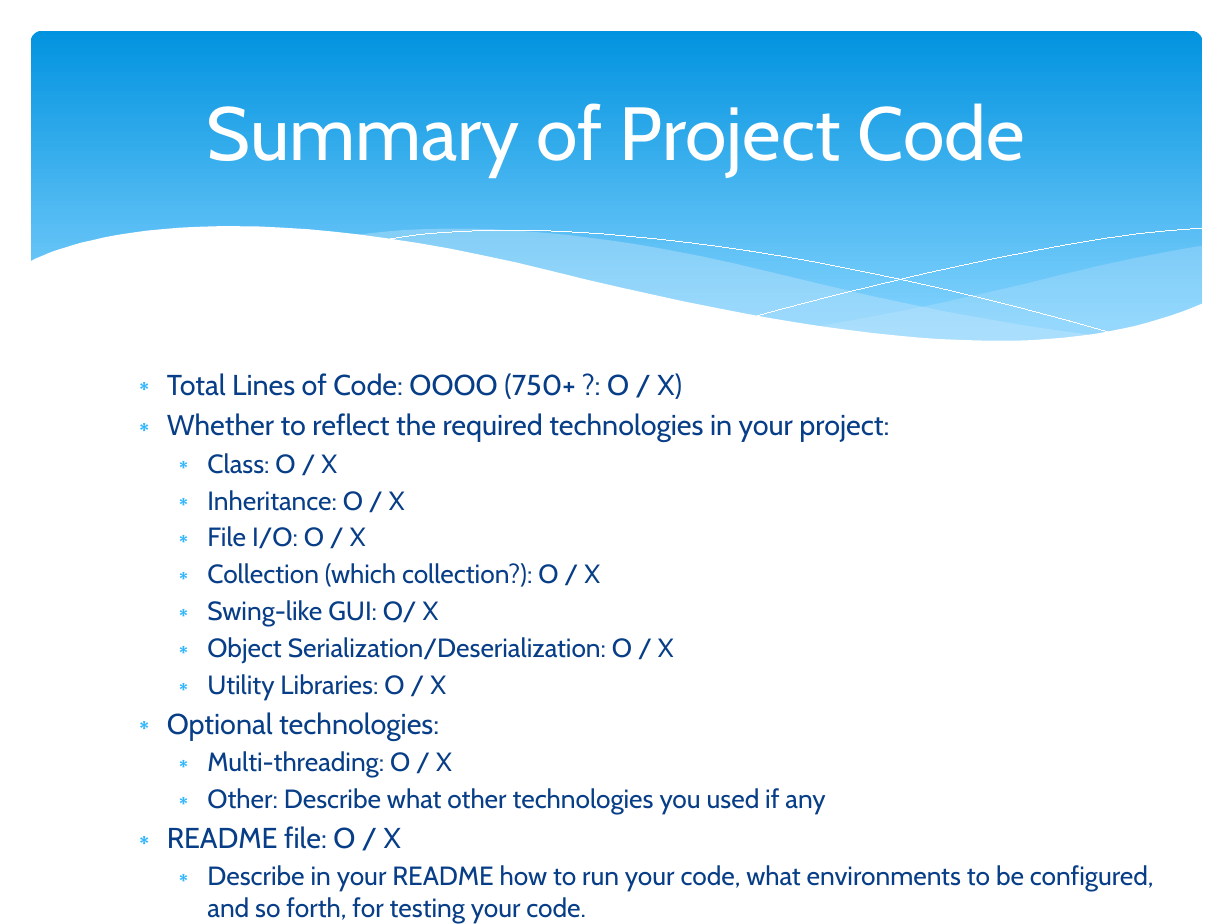
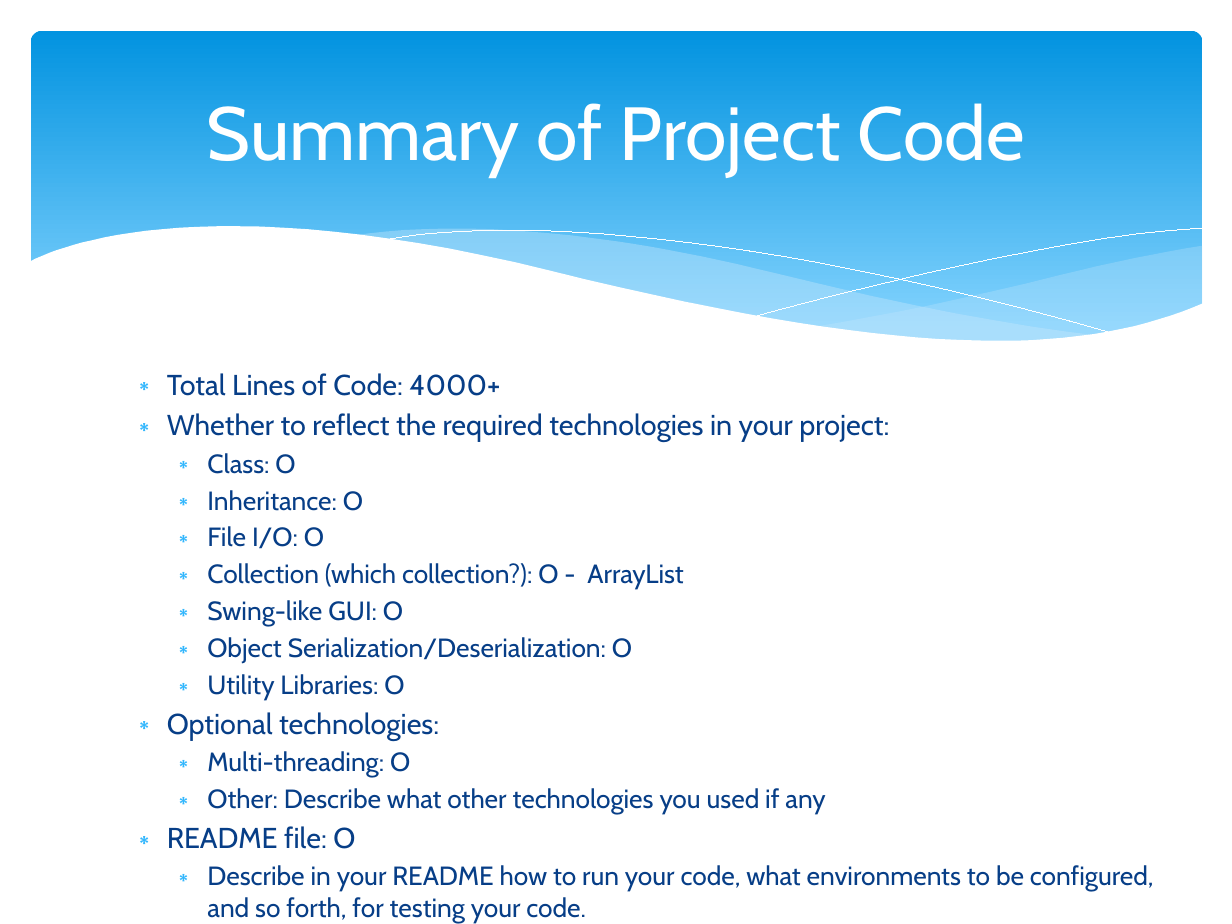
Before and after one commit to hankn01/VaccineCMSJavaSwing, a slide deck: slide 8 of team1Presentation.pptx. Drawn at 1232x924 pixels with LibreOffice and Linux fonts; fonts in the diff are those of the drawing. Boxes give left, top, right and bottom in pixels: in the first picture for what was removed or moved away, otherwise in the second. Text is boxed around its words. In the diff, an @@ line names an element or a change of style, - is before the commit and + after.

Commit message:
add Multi Thread

```diff
--- a/team1Presentation.pptx
+++ b/team1Presentation.pptx
@@ text at (167, 373, 500, 396): text changed @@
-∗ Total Lines of Code: OOOO (750+ ?: O / X)
+∗ Total Lines of Code: 4000+
@@ text at (207, 453, 683, 700): text changed @@
-  ∗ Class: O / X
-  ∗ Inheritance: O / X
-  ∗ File I/O: O / X
-  ∗ Collection (which collection?): O / X
-  ∗ Swing-like GUI: O/ X
-  ∗ Object Serialization/Deserialization: O / X
-  ∗ Utility Libraries: O / X
+  ∗ Class: O
+  ∗ Inheritance: O
+  ∗ File I/O: O
+  ∗ Collection (which collection?): O - ArrayList
+  ∗ Swing-like GUI: O
+  ∗ Object Serialization/Deserialization: O
+  ∗ Utility Libraries: O
@@ text at (207, 751, 410, 777): text changed @@
-  ∗ Multi-threading: O / X
+  ∗ Multi-threading: O
@@ text at (167, 826, 355, 849): text changed @@
-∗ README file: O / X
+∗ README file: O
```
Also in this commit, not shown: 3 other slides changed, 1 other file.
